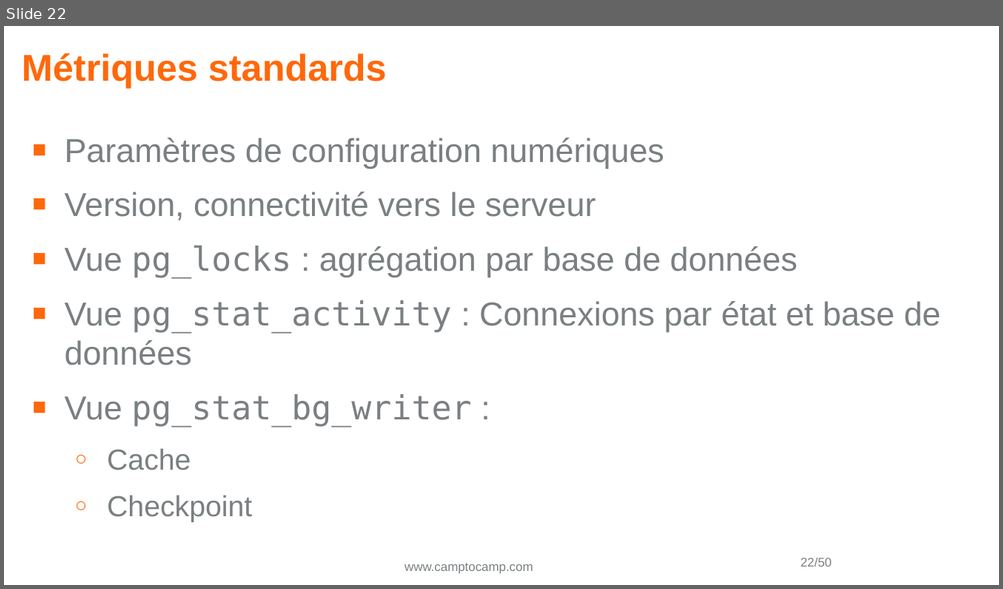
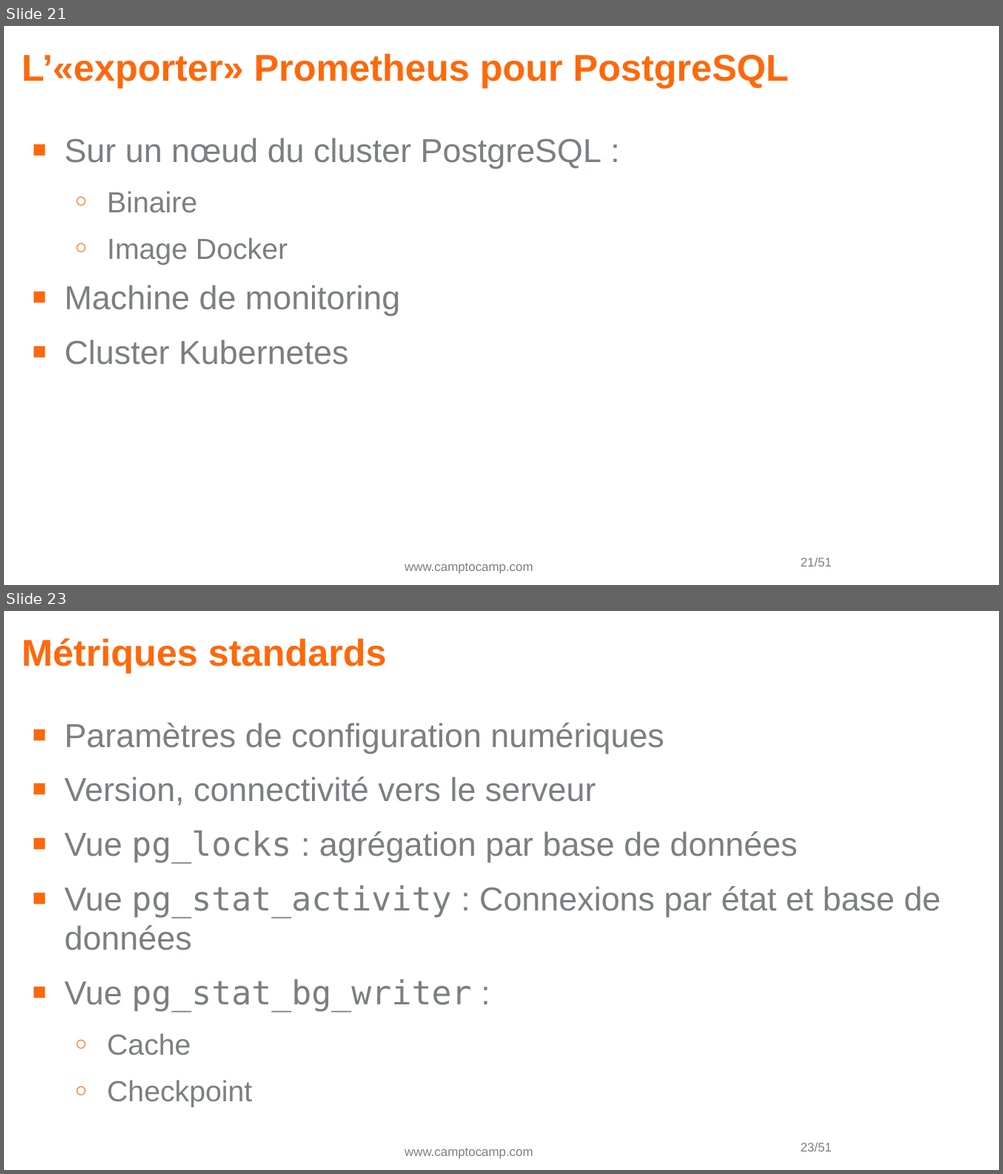
Before and after one commit to Vampouille/demo-prometheus-postgres, a slide deck: pgday2.odp. Shown one above the other, each under a label of ours: slide 22 before the commit, slides 21 and 23 after it; the slides between them are not shown. The pictures are 1003x589 and 1003x1174 pixels, drawn with LibreOffice and Linux fonts; fonts in the diff are those of the drawing; background and template pictures are left out. Boxes give left, top, right and bottom in pixels: in the first picture for what was removed or moved away, otherwise in the second. Text is boxed around its words. In the diff, an @@ line names an element or a change of style, - is before the commit and + after.

```diff
--- a/pgday2.odp
+++ b/pgday2.odp
@@ slide 21 added at box(4, 26, 999, 585), background #FFFFFF; not listed: 2 template elements that a slide beside it also shows @@
@@ title added at box(22, 53, 788, 88), 29.8 pt, text #FF680A, bold @@
+L’«exporter» Prometheus pour PostgreSQL
@@ text added at box(65, 138, 601, 365), 26.5 pt, text #7A7F82 @@
+■ Sur un nœud du cluster PostgreSQL :
+  ○ Binaire
+  ○ Image Docker
+■ Machine de monitoring
+■ Cluster Kubernetes
@@ what was slide 22 is now slide 23 @@
@@ page number at box(800, 1143, 831, 1152): text changed @@
-22/50
+23/51
```
Also in this commit, not shown: 2 slides changed, 1 other file.
